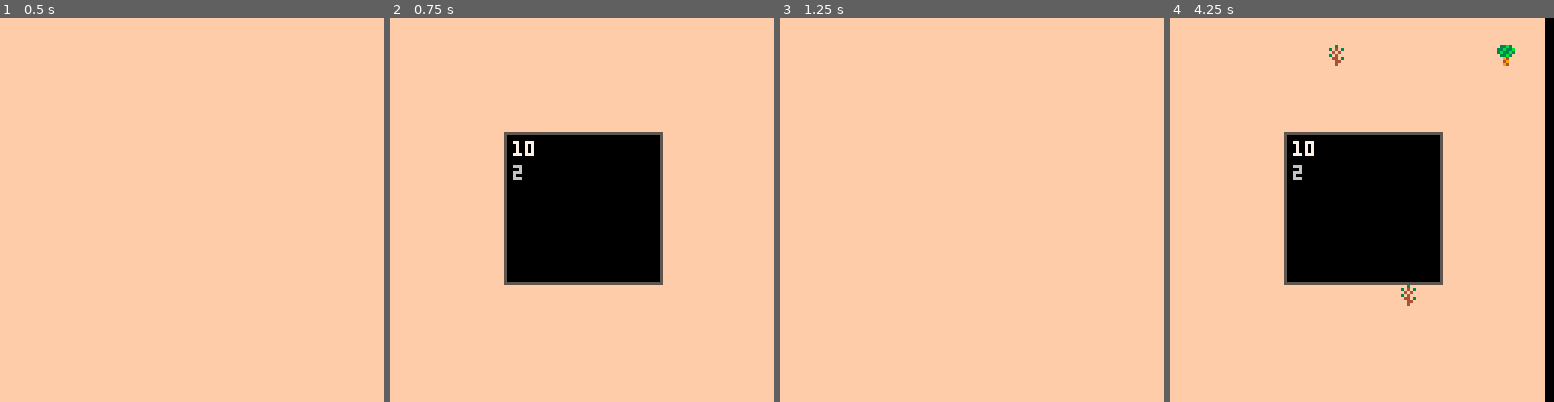
Above: before the commit, frames 1-4 (left to right).
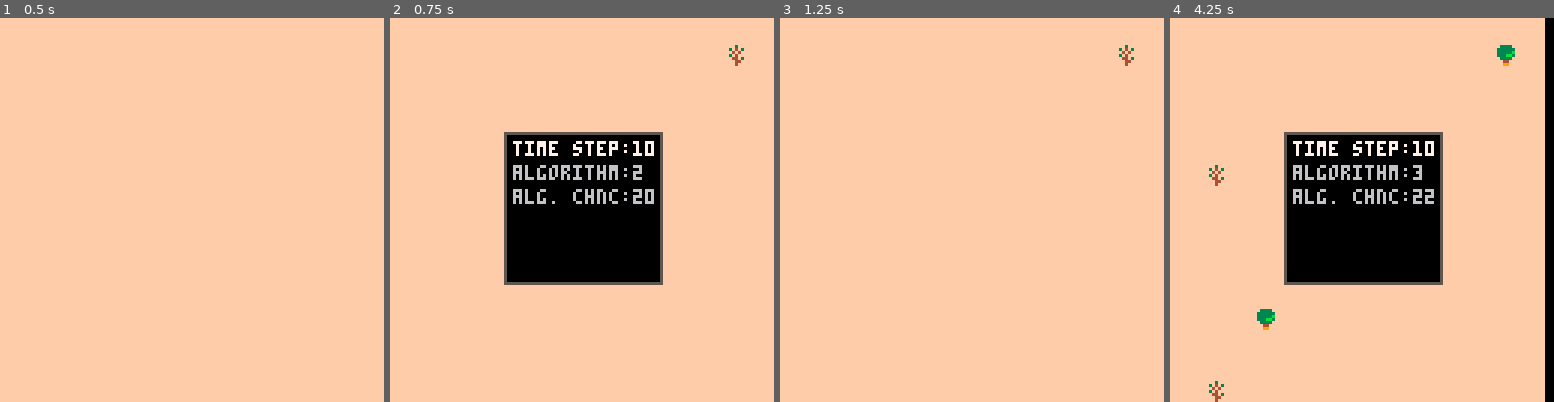
Above: after the commit, the same moments.

Repository: arnodick/castle
Game: PICO-8 cartridge forestfire.p8
Same seed, same stepped clock (60 frames per second), same inputs: the game is played once before the commit and once after it.
Inputs:
- Up to frame 1 (0.5 s): tap X (X key) at 0.33 s
- Up to frame 2 (0.75 s): tap O (Z key) at 0.7 s
- Up to frame 3 (1.25 s): tap X (X key) at 1.07 s
- Up to frame 4 (4.25 s): hold Right 1.6-2.1 s; tap O (Z key) every 0.4 s from 1.7 to 4.1 s; tap X (X key) at 1.85, 2.97, 4.08 s; hold Up 2.15-2.42 s; hold Right 2.47-3.03 s; hold Left 3.08-3.58 s; hold Down 3.63-3.97 s; hold Right from 4.02 s (still down)

Frame 1 is identical in both runs. In frame 2, 1.8% of the frame differs, in the area x 32-93%, y 7-49%; in frame 3, less than 0.1%; in frame 4, 2.3%, in the area x 10-90%, y 7-100%.

Commit message:
pixels. HAVE TO RECOVER BRUNT TREE SPRITE

Diff:
--- a/forestfire.p8
+++ b/forestfire.p8
@@ -66,7 +66,7 @@
 		for a=0,#m.me do
 			local col=6
 			if a==m.sel then col=7 end
-			print(m.me[a],m.x+cam[1]+m.b,m.y+cam[2]+m.b+a*cellh,col)
+			print(stitles[a]..m.me[a],m.x+cam[1]+m.b,m.y+cam[2]+m.b+a*cellh,col)
 		end
 	elseif m.t==2 then
 		for a=0,#m.me do
@@ -86,10 +86,21 @@
 	elseif btnp(3) then m.sel+=1
 	end
 	m.sel=clampoverflow(m.sel,0,#m.me)
-	if     btnp(0) then probs[m.sel]-=1
-	elseif btnp(1) then probs[m.sel]+=1
-	end
-	probs[m.sel]=clampoverflow(probs[m.sel],0,1000)
+
+	local ms=1
+	if btn(4) then ms=10 end
+
+	if m.t==2 then
+		if     btnp(0) then probs[m.sel]-=ms
+		elseif btnp(1) then probs[m.sel]+=ms
+		end
+		probs[m.sel]=clampoverflow(probs[m.sel],0,1000)
+	elseif m.t==1 then
+		if     btnp(0) then settings[m.sel]-=ms
+		elseif btnp(1) then settings[m.sel]+=ms
+		end
+		settings[m.sel]=clampoverflow(settings[m.sel],0,1000)
+	end
 	if btnp(4) then
 		if m.t==1 then
 		end
@@ -130,15 +141,15 @@
 	if rndint(1000)<=chance then
 		cell=clampoverflow(cell+1,0,5)
 		mset(x,y,cell)
-		if cell==3 then
+		if cell==3 or cell==2 then
 			sfx(cell)
 		end
 	end
 end
 
 function genforest(mw,mh)
-	for y=0,mh do
-		for x=0,mw do
+	for y=0,mh-1 do
+		for x=0,mw-1 do
 			local cell=mget(x,y)
 			if cell==63 then
 				mset(x,y,3)
@@ -148,13 +159,15 @@
 				if cell==0 then
 					if settings[1]==2 then
 						if checkneighbours(x,y,2)>0 then
-							chance=50
+							chance=settings[2]
 						end
 					end
 				elseif cell==2 then
 					local ne=checkneighbours(x,y,3)
 					if ne==1 then
-						chance=1000
+						--chance=1000
+						cell=63
+						mset(x,y,cell)
 					elseif ne==2 then
 						cell=63
 						mset(x,y,cell)
@@ -172,9 +185,16 @@
 	timer=0
 	cam[1]=0 cam[2]=0
 	settings={}
-	settings[0]=10
-	settings[1]=2
---	timestep=10
+	settings[0]=10--timestep
+	settings[1]=2--generation algs
+	--1: random(?)
+	--2: cardinal automata
+	settings[2]=20--alg chance
+
+	stitles={}
+	stitles[0]="time step:"
+	stitles[1]="algorithm:"
+	stitles[2]="alg. chnc:"
 
 	probs={}
 	probs[0]=2
@@ -246,6 +266,10 @@
 			if btnp(4) then
 				makemenu(1,38,38,52,50,3)
 				sendtomenu(menus[1],settings)
+--				pal(3,rndint(15))
+--				pal(4,rndint(15))
+--				pal(9,rndint(15))
+--				pal(11,rndint(15))
 			end
 			if btnp(5) then
 				makemenu(2,38,38,52,50,3)
Not shown, changed: 30 lines of the sprite sheet (__gfx__) section of forestfire.p8
Not shown, changed: the sound effects (__sfx__) section of forestfire.p8
